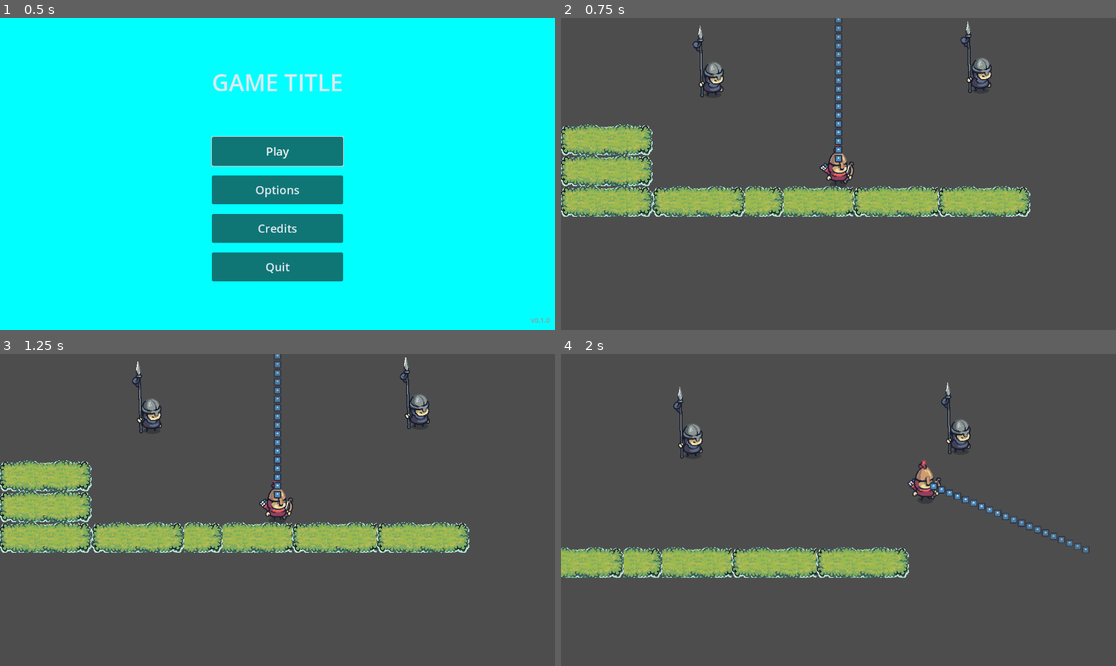
Above: before the commit, frames 1-4 (two rows, left to right).
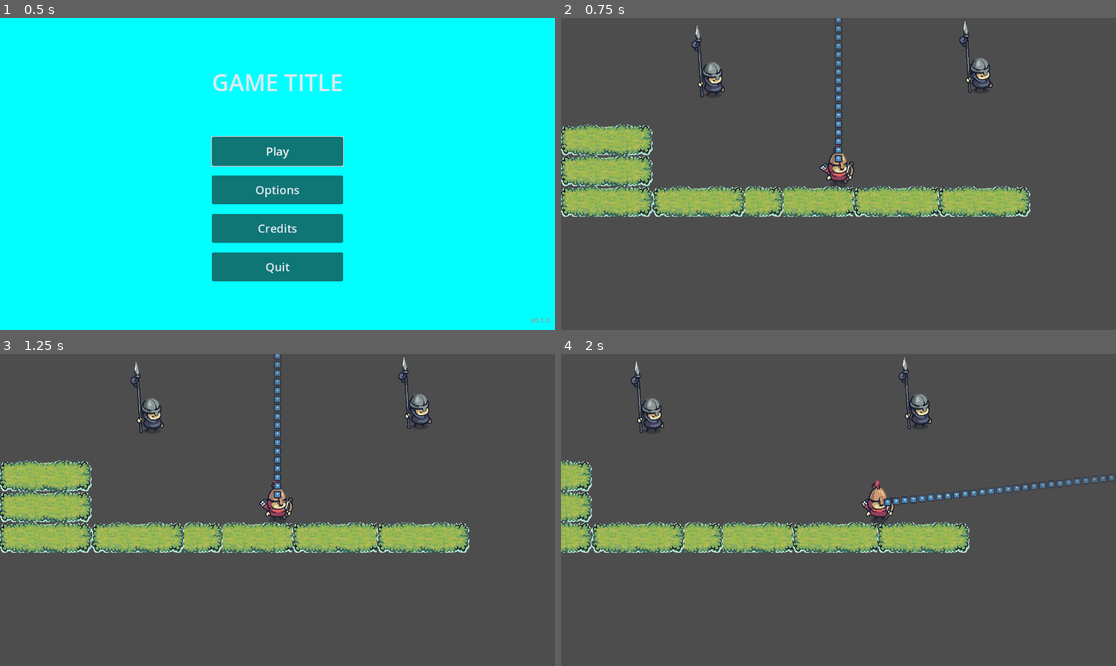
Above: after the commit, the same moments.

Repository: mahir-mahtab/game-jam-26
Game: Godot game, scene res://src/ui/main_menu.tscn
The game is run twice, just before and just after one commit, with the same random seed, the same clock (stepped at 60 frames per second) and the same inputs. The engine's default icon, where the game draws it, is replaced by a stand-in: a white triangle on a blue panel in a dark square.
Inputs (mouse positions are in pixels of both pictures, inside the frame that each line leads up to):
- Up to frame 1 (0.5 s): no input
- Up to frame 2 (0.75 s): click "Play" at 0.5 s
- Up to frame 3 (1.25 s): no input
- Up to frame 4 (2 s): move the mouse to (960, 494) at 1.27 s; hold Right (ui_right) from 1.28 s (still down); click (960, 494) at 1.42 s

Frame 1 is identical in both runs. In frame 2, 0.7% of the frame differs, in the area x 23-78%, y 1-25%; in frame 3, 0.5%; in frame 4, 15%, in the area x 0-100%, y 1-72%.

Commit message:
all action implemented

Diff:
--- a/src/entities/player/player.gd
+++ b/src/entities/player/player.gd
@@ -4,19 +4,36 @@
 const DOT_SPACING = 18.0
 const MAX_LENGTH = 1000.0
 const DOT_SCALE = 0.12
-const PROJECTILE_SPEED = 800.0
-const PROJECTILE_DECELERATION = 300.0
+const PROJECTILE_SPEED = 1000.0
+const PROJECTILE_DECELERATION = 600.0
 const BOUNCE_DAMPING = 0.6
+
+# Tongue projectile constants
+const TONGUE_SPEED = 1500.0
+const TONGUE_MAX_LENGTH = 1000.0
+const TONGUE_RETRACT_SPEED = 2000.0
+const PREY_PULL_SPEED = 800.0
+const TONGUE_WIDTH = 3.0
 
 # Reference to your AnimatedSprite2D node
 @onready var animated_sprite: AnimatedSprite2D = $AnimatedSprite2D
 @onready var dots_container: Node2D = $TrajectoryDots
 @onready var dot_template: Sprite2D = $TrajectoryDots/DotTemplate
 
+var tongue_line: Line2D = null
 var dots: Array[Sprite2D] = []
 var projectile_active := false
 var stuck_to: Node2D = null
 var stuck_offset := Vector2.ZERO
+
+# Tongue system state variables
+var tongue_active := false
+var tongue_extending := false
+var tongue_retracting := false
+var tongue_direction := Vector2.ZERO
+var tongue_current_length := 0.0
+var caught_prey: CharacterBody2D = null
+var prey_pull_start_pos := Vector2.ZERO
 
 func _ready() -> void:
 	# Build dot pool from template
@@ -29,10 +46,41 @@
 		dots_container.add_child(dot)
 		dots.append(dot)
 
+	# Create tongue Line2D if it doesn't exist
+	setup_tongue_visual()
+
+func setup_tongue_visual() -> void:
+	"""Create or get reference to tongue Line2D node"""
+	# Check if Tongue node already exists
+	tongue_line = get_node_or_null("Tongue")
+
+	if tongue_line == null:
+		# Create tongue Line2D programmatically
+		tongue_line = Line2D.new()
+		tongue_line.name = "Tongue"
+		tongue_line.width = TONGUE_WIDTH
+		tongue_line.default_color = Color(1.0, 0.4, 0.5, 1.0)  # Pinkish-red color
+		tongue_line.begin_cap_mode = Line2D.LINE_CAP_ROUND
+		tongue_line.end_cap_mode = Line2D.LINE_CAP_ROUND
+		tongue_line.visible = false
+		tongue_line.z_index = -1  # Draw behind player
+		add_child(tongue_line)
+		print("Tongue Line2D created programmatically")
+	else:
+		print("Tongue Line2D found in scene")
+
 func _physics_process(_delta: float) -> void:
+	# Handle tongue projectile system (locks player movement)
+	if tongue_active:
+		update_tongue_physics(_delta)
+		if caught_prey:
+			update_prey_pull(_delta)
+		return  # Don't process normal movement while tongue is active
+
 	if stuck_to != null:
 		velocity = Vector2.ZERO
-		global_position = stuck_to.global_position + stuck_offset
+		var center_offset = Vector2(0, -35)
+		global_position = (stuck_to.global_position + stuck_offset) - center_offset
 		return
 
 	if projectile_active:
@@ -78,9 +126,16 @@
 	update_trajectory_dots()
 
 func _input(event: InputEvent) -> void:
+	# Left-click: Launch player as projectile
 	if event is InputEventMouseButton and event.button_index == MOUSE_BUTTON_LEFT and event.pressed:
-		if not projectile_active:
+		if not projectile_active and stuck_to:
 			launch_projectile()
+
+	# Right-click: Launch tongue to grab prey
+	if event is InputEventMouseButton and event.button_index == MOUSE_BUTTON_RIGHT and event.pressed:
+		if not tongue_active and not projectile_active:
+			launch_tongue()
+
 
 func launch_projectile() -> void:
 	if stuck_to != null:
@@ -94,14 +149,29 @@
 func stick_to_prey(prey_node: Node2D) -> void:
 	projectile_active = false
 	stuck_to = prey_node
-	stuck_offset = global_position - prey_node.global_position
+	# Use the same -35 vertical offset for consistent sticking at center
+	var center_offset = Vector2(0, -35)
+	stuck_offset = (global_position + center_offset) - prey_node.global_position
 	velocity = Vector2.ZERO
+	# 2. Access the PREY'S shape (if you actually want the prey to stop colliding)
+	var prey_shape = prey_node.get_node_or_null("CollisionShape2D")
+	if prey_shape:
+		prey_shape.set_deferred("disabled", true)
+	else:
+		print("Warning: No CollisionShape2D found on prey!")
+
 
 func unstick_from_prey() -> void:
 	stuck_to = null
 	stuck_offset = Vector2.ZERO
 
 func update_trajectory_dots() -> void:
+	# Hide trajectory dots when tongue is active
+	if tongue_active:
+		for dot in dots:
+			dot.visible = false
+		return
+
 	# Start from player's center (relative to the player node)
 	var start_local_pos = Vector2(0, -35)
 	var start_global_pos = global_position + start_local_pos
@@ -132,3 +202,164 @@
 		var alpha = clamp(1.0 - (dist / MAX_LENGTH), 0.0, 1.0)
 		dot.modulate = Color(1, 1, 1, alpha)
 		dot.visible = true
+
+# ===== Tongue Projectile System =====
+
+func launch_tongue() -> void:
+	"""Launch tongue projectile towards mouse cursor"""
+	if tongue_active or projectile_active or stuck_to != null:
+		return
+
+	# Calculate direction from player to mouse
+	var dir = (get_global_mouse_position() - global_position).normalized()
+	if dir == Vector2.ZERO:
+		dir = Vector2.RIGHT
+
+	# Initialize tongue state
+	tongue_active = true
+	tongue_extending = true
+	tongue_retracting = false
+	tongue_direction = dir
+	tongue_current_length = 0.0
+	caught_prey = null
+
+	# Make tongue visible and initialize it
+	if tongue_line:
+		# Start from player's center offset used in trajectory dots
+		var start_local_pos = Vector2(0, -35)
+		tongue_line.position = start_local_pos
+
+		tongue_line.visible = true
+		tongue_line.clear_points()
+		tongue_line.add_point(Vector2.ZERO)
+		tongue_line.add_point(Vector2.ZERO)
+
+func update_tongue_physics(delta: float) -> void:
+	"""Update tongue extending/retracting and collision detection"""
+	if not tongue_active or not tongue_line:
+		return
+
+	var start_local_pos = Vector2(0, -35)
+	var start_global_pos = global_position + start_local_pos
+
+	if tongue_extending:
+		# Extend tongue outward
+		tongue_current_length += TONGUE_SPEED * delta
+
+		# Calculate tongue tip position
+		var tongue_tip_pos = tongue_direction * tongue_current_length
+
+		# Check for collision with prey using raycast
+		var space_state = get_world_2d().direct_space_state
+		var ray_end = start_global_pos + tongue_tip_pos
+		var query = PhysicsRayQueryParameters2D.create(start_global_pos, ray_end)
+		query.exclude = [get_rid()]
+		var result = space_state.intersect_ray(query)
+
+		if result:
+			var collider = result.collider
+
+			# Adjust current length to hit point to avoid clipping through walls
+			tongue_current_length = start_global_pos.distance_to(result.position)
+			var hit_tip_pos = tongue_direction * tongue_current_length
+			update_tongue_visual(hit_tip_pos)
+
+			# Check if we hit prey
+			if collider != null and collider.is_in_group("prey") and collider is CharacterBody2D:
+				catch_prey(collider as CharacterBody2D)
+			else:
+				# Hit something else (like TileSet, wall, etc.)
+				tongue_extending = false
+				tongue_retracting = true
+			return
+
+		# Check if reached max length
+		if tongue_current_length >= TONGUE_MAX_LENGTH:
+			tongue_extending = false
+			tongue_retracting = true
+
+		# Update tongue Line2D visual
+		update_tongue_visual(tongue_tip_pos)
+
+	elif tongue_retracting:
+		# Retract tongue back to player
+		tongue_current_length -= TONGUE_RETRACT_SPEED * delta
+
+		# Update tongue visual
+		var tongue_tip_pos = tongue_direction * max(tongue_current_length, 0.0)
+		update_tongue_visual(tongue_tip_pos)
+
+		# Check if fully retracted
+		if tongue_current_length <= 0.0:
+			finish_tongue_action()
+
+func catch_prey(prey_node: CharacterBody2D) -> void:
+	"""Called when tongue collides with prey"""
+	caught_prey = prey_node
+	tongue_extending = false
+	tongue_retracting = true
+	prey_pull_start_pos = prey_node.global_position
+
+	# Disable prey collision
+	var prey_shape = prey_node.get_node_or_null("CollisionShape2D")
+	if prey_shape:
+		prey_shape.set_deferred("disabled", true)
+
+	# Set prey to being pulled state if it has the method
+	if prey_node.has_method("set_pulled_state"):
+		prey_node.set_pulled_state(true)
+
+func update_prey_pull(delta: float) -> void:
+	"""Update prey position to follow tongue tip as it retracts"""
+	if caught_prey == null or not tongue_retracting:
+		return
+
+	var start_local_pos = Vector2(0, -35)
+	var start_global_pos = global_position + start_local_pos
+
+	# Calculate target position (tongue tip in global coordinates)
+	var tongue_tip_global = start_global_pos + (tongue_direction * tongue_current_length)
+
+	# Smoothly move prey towards tongue tip
+	var prey_current_pos = caught_prey.global_position
+	var move_distance = PREY_PULL_SPEED * delta
+	caught_prey.global_position = prey_current_pos.move_toward(tongue_tip_global, move_distance)
+
+func finish_tongue_action() -> void:
+	"""Clean up tongue action when finished and stick to prey if caught"""
+	tongue_active = false
+	tongue_extending = false
+	tongue_retracting = false
+	tongue_current_length = 0.0
+
+	# Hide tongue visual
+	if tongue_line:
+		tongue_line.visible = false
+		tongue_line.clear_points()
+
+	# Handle caught prey
+	if caught_prey != null:
+		var prey = caught_prey
+		caught_prey = null # Clear reference before sticking to avoid logic loops
+
+		# Clear pulled state on prey
+		if prey.has_method("set_pulled_state"):
+			prey.set_pulled_state(false)
+
+		# Place prey at tongue start position (player center) for immediate sticking
+		var start_local_pos = Vector2(0, -35)
+		prey.global_position = global_position + start_local_pos
+
+		# Use existing sticking logic to attach player to prey
+		stick_to_prey(prey)
+		# Note: projectile_active is set to false in stick_to_prey()
+		# Player can now left-click to launch from the prey
+
+func update_tongue_visual(tongue_tip_local: Vector2) -> void:
+	"""Update Line2D points to visualize tongue"""
+	if not tongue_line:
+		return
+
+	tongue_line.clear_points()
+	tongue_line.add_point(Vector2.ZERO)  # Start at player center
+	tongue_line.add_point(tongue_tip_local)  # End at tongue tip
--- a/src/entities/player/player.tscn
+++ b/src/entities/player/player.tscn
@@ -103,12 +103,11 @@
 autoplay = "idle"
 
 [node name="CollisionShape2D" type="CollisionShape2D" parent="."]
-position = Vector2(0, -35)
+position = Vector2(6, -35)
 shape = SubResource("CapsuleShape2D_4f0qm")
 
 [node name="TrajectoryDots" type="Node2D" parent="."]
 
 [node name="DotTemplate" type="Sprite2D" parent="TrajectoryDots"]
-visible = false
 scale = Vector2(0.12, 0.12)
 texture = ExtResource("4_dot_icon")
--- a/src/entities/player/player_head.tscn
+++ /dev/null
@@ -1,34 +0,0 @@
-[gd_scene load_steps=4 format=3 uid="uid://diwwssmnxntef"]
-
-[ext_resource type="Script" path="res://src/entities/player/player_head.gd" id="1_head"]
-
-[sub_resource type="CircleShape2D" id="CircleShape2D_head"]
-radius = 20.0
-
-[sub_resource type="CircleShape2D" id="CircleShape2D_area"]
-radius = 25.0
-
-[node name="PlayerHead" type="RigidBody2D"]
-collision_layer = 2
-mass = 0.5
-gravity_scale = 1.5
-contact_monitor = true
-max_contacts_reported = 4
-script = ExtResource("1_head")
-
-[node name="CollisionShape2D" type="CollisionShape2D" parent="."]
-shape = SubResource("CircleShape2D_head")
-
-[node name="Sprite2D" type="ColorRect" parent="."]
-offset_left = -20.0
-offset_top = -20.0
-offset_right = 20.0
-offset_bottom = 20.0
-color = Color(0.6, 0.9, 0.6, 1)
-
-[node name="Area2D" type="Area2D" parent="."]
-collision_layer = 0
-collision_mask = 6
-
-[node name="CollisionShape2D" type="CollisionShape2D" parent="Area2D"]
-shape = SubResource("CircleShape2D_area")
--- a/src/entities/prey/prey.gd
+++ b/src/entities/prey/prey.gd
@@ -1,25 +1,19 @@
 extends CharacterBody2D
 
+@onready var animated_sprite = $AnimatedSprite2D
 
-const SPEED = 300.0
-const JUMP_VELOCITY = -400.0
-@onready var animated_sprite = $AnimatedSprite2D
+var being_pulled := false
 
 func _ready() -> void:
 	add_to_group("prey")
 
 func _physics_process(_delta: float) -> void:
-	# Get direction vector based on 8-direction input
-	var direction := Input.get_vector("ui_left", "ui_right", "ui_up", "ui_down")
-
-	if direction != Vector2.ZERO:
-		velocity = direction * SPEED
-		# Flip sprite based on horizontal direction
-		if direction.x != 0:
-			animated_sprite.flip_h = (direction.x < 0)
-		animated_sprite.play("run")
-	else:
-		velocity = velocity.move_toward(Vector2.ZERO, SPEED)
-		animated_sprite.play("idle")
+	# Skip normal movement if being pulled by player's tongue
+	if being_pulled:
+		return
 
 	move_and_slide()
+
+func set_pulled_state(pulled: bool) -> void:
+	"""Called by player when prey is being pulled by tongue"""
+	being_pulled = pulled
--- /dev/null
+++ b/src/ui/gam/hud.tscn
@@ -0,0 +1,55 @@
+[gd_scene load_steps=2 format=3 uid="uid://ccsr1ysos1n71"]
+
+[ext_resource type="Script" path="res://src/ui/hud.gd" id="1_hud"]
+
+[node name="HUD" type="CanvasLayer"]
+script = ExtResource("1_hud")
+
+[node name="MarginContainer" type="MarginContainer" parent="."]
+anchors_preset = 10
+anchor_right = 1.0
+offset_bottom = 100.0
+grow_horizontal = 2
+theme_override_constants/margin_left = 20
+theme_override_constants/margin_top = 20
+theme_override_constants/margin_right = 20
+theme_override_constants/margin_bottom = 20
+
+[node name="VBoxContainer" type="VBoxContainer" parent="MarginContainer"]
+layout_mode = 2
+theme_override_constants/separation = 10
+
+[node name="HealthBar" type="ProgressBar" parent="MarginContainer/VBoxContainer"]
+custom_minimum_size = Vector2(300, 30)
+layout_mode = 2
+value = 100.0
+show_percentage = false
+
+[node name="HealthLabel" type="Label" parent="MarginContainer/VBoxContainer/HealthBar"]
+layout_mode = 1
+anchors_preset = 8
+anchor_left = 0.5
+anchor_top = 0.5
+anchor_right = 0.5
+anchor_bottom = 0.5
+offset_left = -50.0
+offset_top = -11.5
+offset_right = 50.0
+offset_bottom = 11.5
+grow_horizontal = 2
+grow_vertical = 2
+text = "Health: 100 / 100"
+horizontal_alignment = 1
+vertical_alignment = 1
+
+[node name="ChargeIndicator" type="ProgressBar" parent="MarginContainer/VBoxContainer"]
+custom_minimum_size = Vector2(300, 20)
+layout_mode = 2
+max_value = 2.0
+show_percentage = false
+
+[node name="FeedbackLabel" type="Label" parent="MarginContainer/VBoxContainer"]
+layout_mode = 2
+theme_override_colors/font_color = Color(1, 1, 1, 1)
+theme_override_font_sizes/font_size = 20
+horizontal_alignment = 1
Not shown, added: .github/copilot-instructions.md
Not shown, added: AGENTS.md
